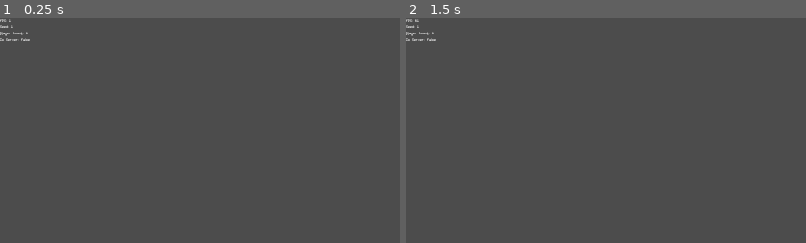
Above: before the commit, frames 1-2 (left to right).
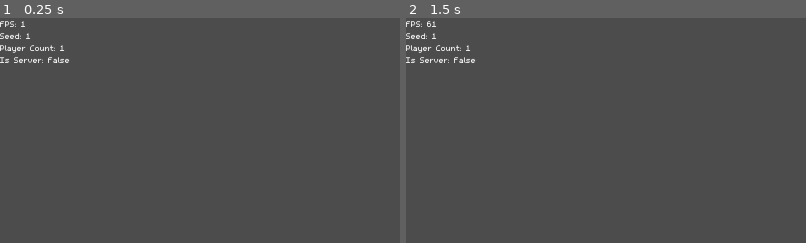
Above: after the commit, the same moments.

Repository: FrankAlbella/dungeon_masters
Game: Godot game, scene res://scenes/player/player.tscn
Two runs of this game, one before a commit and one after it. Both use one fixed random seed, a clock stepped at 60 frames per second and the inputs below. This scene is started directly instead of the project's main scene.
Inputs (mouse positions are % of the whole screen's width and height, from its top left):
- Up to frame 1 (0.25 s): no input
- Up to frame 2 (1.5 s): tap Enter (chat) at 0.5, 0.6 s; move the mouse to (55, 50) at 0.52 s; hold W (move_forward) from 0.53 s (still down); tap Space (jump) at 0.77 s; move the mouse to (45, 50) at 1.27 s; tap Ctrl (ctrl) at 1.35 s
The pictures show only the part of the screen within x 0-50%, y 0-50%; the shares and areas given below are measured in that part.

The runs differ from the first frame. In frame 1, 0.7% of the frame differs, in the area x 0-18%, y 0-20%; in frame 2, 0.7%.

Commit message:
Change GUILabel font size from 16 to 32

Diff:
--- a/scenes/gui/GUILabel.tscn
+++ b/scenes/gui/GUILabel.tscn
@@ -3,9 +3,13 @@
 [ext_resource path="res://assets/fonts/m5x7.ttf" type="DynamicFontData" id=1]
 
 [sub_resource type="DynamicFont" id=1]
+size = 32
 font_data = ExtResource( 1 )
 
 [node name="GUILabel" type="Label"]
 margin_right = 40.0
 margin_bottom = 14.0
 custom_fonts/font = SubResource( 1 )
+__meta__ = {
+"_edit_use_anchors_": false
+}
--- a/scenes/menus/ConnectMenu.tscn
+++ b/scenes/menus/ConnectMenu.tscn
@@ -67,7 +67,6 @@
 	UISound.stop()"
 
 [node name="ConnectMenu" type="PopupPanel"]
-visible = true
 anchor_left = 0.5
 anchor_top = 0.5
 anchor_right = 0.5
@@ -94,53 +93,51 @@
 
 [node name="VBoxContainer" type="VBoxContainer" parent="CenterContainer"]
 margin_left = 142.0
-margin_top = 24.0
+margin_top = 7.0
 margin_right = 362.0
-margin_bottom = 201.0
+margin_bottom = 219.0
 rect_min_size = Vector2( 220, 0 )
 size_flags_horizontal = 3
 size_flags_vertical = 3
 
 [node name="Title" parent="CenterContainer/VBoxContainer" instance=ExtResource( 2 )]
 margin_right = 220.0
-margin_bottom = 13.0
+margin_bottom = 26.0
 text = "Connect"
 align = 1
 
 [node name="NameContainer" type="HBoxContainer" parent="CenterContainer/VBoxContainer"]
-margin_top = 17.0
-margin_right = 220.0
-margin_bottom = 40.0
+margin_top = 30.0
+margin_right = 220.0
+margin_bottom = 56.0
 
 [node name="GUILabel" parent="CenterContainer/VBoxContainer/NameContainer" instance=ExtResource( 2 )]
-margin_top = 5.0
-margin_right = 51.0
-margin_bottom = 18.0
+margin_right = 102.0
+margin_bottom = 26.0
 text = "Username:"
 
 [node name="Name" type="LineEdit" parent="CenterContainer/VBoxContainer/NameContainer"]
-margin_left = 55.0
-margin_right = 220.0
-margin_bottom = 23.0
+margin_left = 106.0
+margin_right = 220.0
+margin_bottom = 26.0
 size_flags_horizontal = 3
 custom_fonts/font = SubResource( 1 )
 max_length = 15
 
 [node name="AddressContainer" type="HBoxContainer" parent="CenterContainer/VBoxContainer"]
-margin_top = 44.0
-margin_right = 220.0
-margin_bottom = 67.0
+margin_top = 60.0
+margin_right = 220.0
+margin_bottom = 86.0
 
 [node name="GUILabel" parent="CenterContainer/VBoxContainer/AddressContainer" instance=ExtResource( 2 )]
-margin_top = 5.0
-margin_right = 60.0
-margin_bottom = 18.0
+margin_right = 120.0
+margin_bottom = 26.0
 text = "IP Address:"
 
 [node name="IPAddress" type="LineEdit" parent="CenterContainer/VBoxContainer/AddressContainer"]
-margin_left = 64.0
-margin_right = 220.0
-margin_bottom = 23.0
+margin_left = 124.0
+margin_right = 220.0
+margin_bottom = 26.0
 rect_min_size = Vector2( 80, 0 )
 size_flags_horizontal = 3
 custom_fonts/font = SubResource( 1 )
@@ -148,55 +145,53 @@
 caret_blink_speed = 0.5
 
 [node name="PortContainer" type="HBoxContainer" parent="CenterContainer/VBoxContainer"]
-margin_top = 71.0
-margin_right = 220.0
-margin_bottom = 94.0
+margin_top = 90.0
+margin_right = 220.0
+margin_bottom = 116.0
 
 [node name="GUILabel" parent="CenterContainer/VBoxContainer/PortContainer" instance=ExtResource( 2 )]
-margin_top = 5.0
 margin_right = 146.0
-margin_bottom = 18.0
+margin_bottom = 26.0
 size_flags_horizontal = 3
 text = "Port:"
 
 [node name="Port" type="LineEdit" parent="CenterContainer/VBoxContainer/PortContainer"]
 margin_left = 150.0
 margin_right = 220.0
-margin_bottom = 23.0
+margin_bottom = 26.0
 custom_fonts/font = SubResource( 1 )
 text = "25565"
 caret_blink = true
 caret_blink_speed = 0.5
 
 [node name="MaxPlayerContainer" type="HBoxContainer" parent="CenterContainer/VBoxContainer"]
-margin_top = 98.0
-margin_right = 220.0
-margin_bottom = 121.0
+margin_top = 120.0
+margin_right = 220.0
+margin_bottom = 146.0
 
 [node name="GUILabel" parent="CenterContainer/VBoxContainer/MaxPlayerContainer" instance=ExtResource( 2 )]
-margin_top = 5.0
 margin_right = 146.0
-margin_bottom = 18.0
+margin_bottom = 26.0
 size_flags_horizontal = 3
 text = "Max Players:"
 
 [node name="MaxPlayers" type="LineEdit" parent="CenterContainer/VBoxContainer/MaxPlayerContainer"]
 margin_left = 150.0
 margin_right = 220.0
-margin_bottom = 23.0
+margin_bottom = 26.0
 custom_fonts/font = SubResource( 1 )
 text = "4"
 caret_blink = true
 caret_blink_speed = 0.5
 
 [node name="ButtonContainer" type="HBoxContainer" parent="CenterContainer/VBoxContainer"]
-margin_top = 125.0
-margin_right = 220.0
-margin_bottom = 160.0
+margin_top = 150.0
+margin_right = 220.0
+margin_bottom = 182.0
 
 [node name="Connect" parent="CenterContainer/VBoxContainer/ButtonContainer" instance=ExtResource( 4 )]
 margin_right = 108.0
-margin_bottom = 35.0
+margin_bottom = 32.0
 size_flags_horizontal = 3
 text = "Connect"
 script = SubResource( 2 )
@@ -204,15 +199,15 @@
 [node name="Cancel" parent="CenterContainer/VBoxContainer/ButtonContainer" instance=ExtResource( 4 )]
 margin_left = 112.0
 margin_right = 220.0
-margin_bottom = 35.0
+margin_bottom = 32.0
 size_flags_horizontal = 3
 text = "Cancel"
 script = SubResource( 3 )
 
 [node name="Error" parent="CenterContainer/VBoxContainer" instance=ExtResource( 2 )]
 modulate = Color( 1, 0, 0, 1 )
-margin_top = 164.0
-margin_right = 220.0
-margin_bottom = 177.0
+margin_top = 186.0
+margin_right = 220.0
+margin_bottom = 212.0
 [connection signal="pressed" from="CenterContainer/VBoxContainer/ButtonContainer/Connect" to="." method="_on_Connect_pressed"]
 [connection signal="pressed" from="CenterContainer/VBoxContainer/ButtonContainer/Cancel" to="." method="_on_Cancel_pressed"]
--- a/scenes/menus/OptionsMenu.tscn
+++ b/scenes/menus/OptionsMenu.tscn
@@ -32,9 +32,9 @@
 margin_bottom = 40.0
 
 [node name="GUILabel" parent="TabContainer/Visual/Fullscreen" instance=ExtResource( 2 )]
-margin_top = 13.0
+margin_top = 7.0
 margin_right = 412.0
-margin_bottom = 26.0
+margin_bottom = 33.0
 size_flags_horizontal = 3
 text = "Fullscreen"
 
@@ -49,9 +49,9 @@
 margin_bottom = 84.0
 
 [node name="GUILabel" parent="TabContainer/Visual/Vsync" instance=ExtResource( 2 )]
-margin_top = 13.0
+margin_top = 7.0
 margin_right = 412.0
-margin_bottom = 26.0
+margin_bottom = 33.0
 size_flags_horizontal = 3
 text = "VSync"
 
--- a/scenes/menus/PauseMenu.tscn
+++ b/scenes/menus/PauseMenu.tscn
@@ -27,54 +27,54 @@
 anchor_bottom = 1.0
 
 [node name="VBoxContainer" type="VBoxContainer" parent="CenterContainer"]
-margin_left = 710.0
+margin_left = 835.0
 margin_top = 415.0
-margin_right = 1210.0
+margin_right = 1085.0
 margin_bottom = 665.0
 rect_min_size = Vector2( 250, 250 )
 custom_constants/separation = 15
 
 [node name="Title" parent="CenterContainer/VBoxContainer" instance=ExtResource( 2 )]
-margin_right = 500.0
-margin_bottom = 13.0
+margin_right = 250.0
+margin_bottom = 26.0
 text = "Paused"
 align = 1
 
 [node name="Pause" type="VBoxContainer" parent="CenterContainer/VBoxContainer"]
-visible = false
-margin_top = 28.0
-margin_right = 500.0
-margin_bottom = 201.0
+margin_top = 41.0
+margin_right = 250.0
+margin_bottom = 214.0
 custom_constants/separation = 15
 
 [node name="Resume" parent="CenterContainer/VBoxContainer/Pause" instance=ExtResource( 3 )]
-margin_right = 500.0
+margin_right = 250.0
 margin_bottom = 32.0
 text = "Resume"
 
 [node name="Options" parent="CenterContainer/VBoxContainer/Pause" instance=ExtResource( 3 )]
 margin_top = 47.0
-margin_right = 500.0
+margin_right = 250.0
 margin_bottom = 79.0
 text = "Options"
 
 [node name="ReturnToMenu" parent="CenterContainer/VBoxContainer/Pause" instance=ExtResource( 3 )]
 margin_top = 94.0
-margin_right = 500.0
+margin_right = 250.0
 margin_bottom = 126.0
 text = "Return to Main Menu"
 
 [node name="Exit" parent="CenterContainer/VBoxContainer/Pause" instance=ExtResource( 3 )]
 margin_top = 141.0
-margin_right = 500.0
+margin_right = 250.0
 margin_bottom = 173.0
 custom_constants/hseparation = 0
 text = "Exit to Desktop"
 
 [node name="Options" type="VBoxContainer" parent="CenterContainer/VBoxContainer"]
-margin_top = 28.0
+visible = false
+margin_top = 41.0
 margin_right = 500.0
-margin_bottom = 207.0
+margin_bottom = 220.0
 
 [node name="OptionsMenu" parent="CenterContainer/VBoxContainer/Options" instance=ExtResource( 4 )]
 margin_right = 500.0
